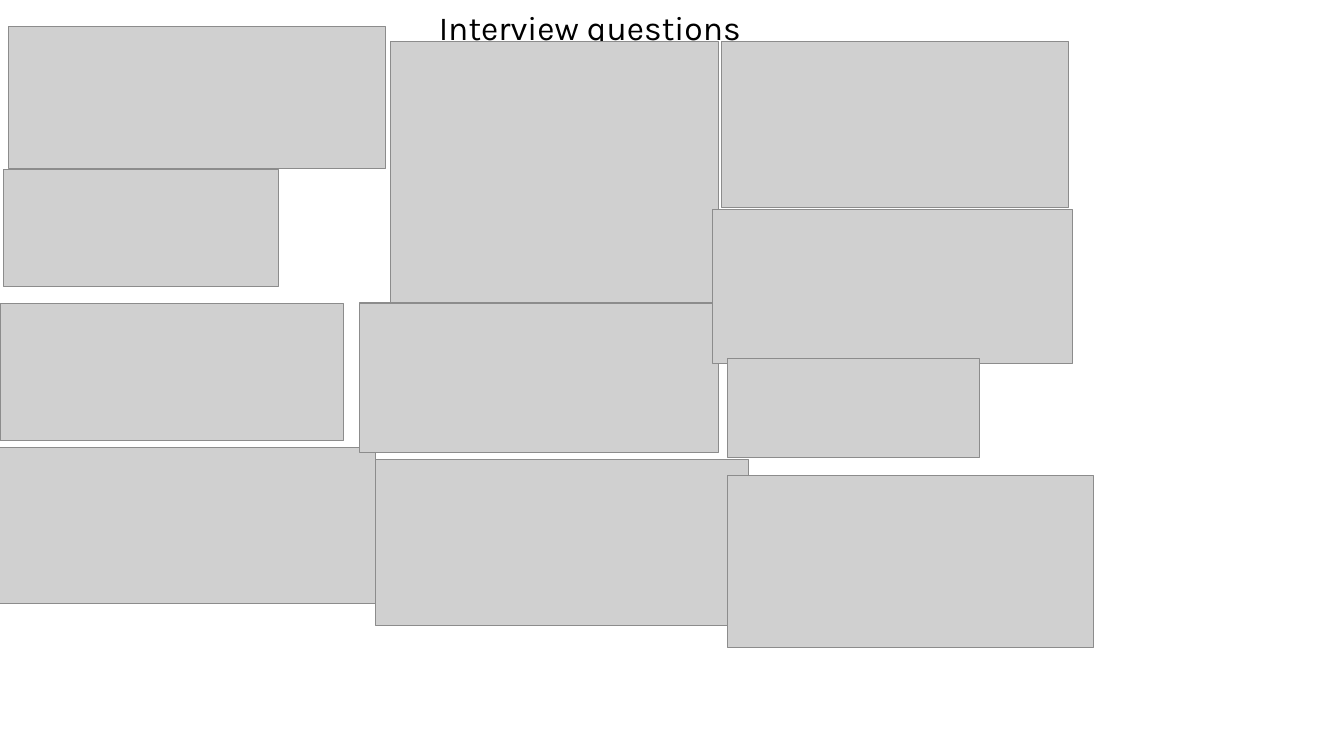
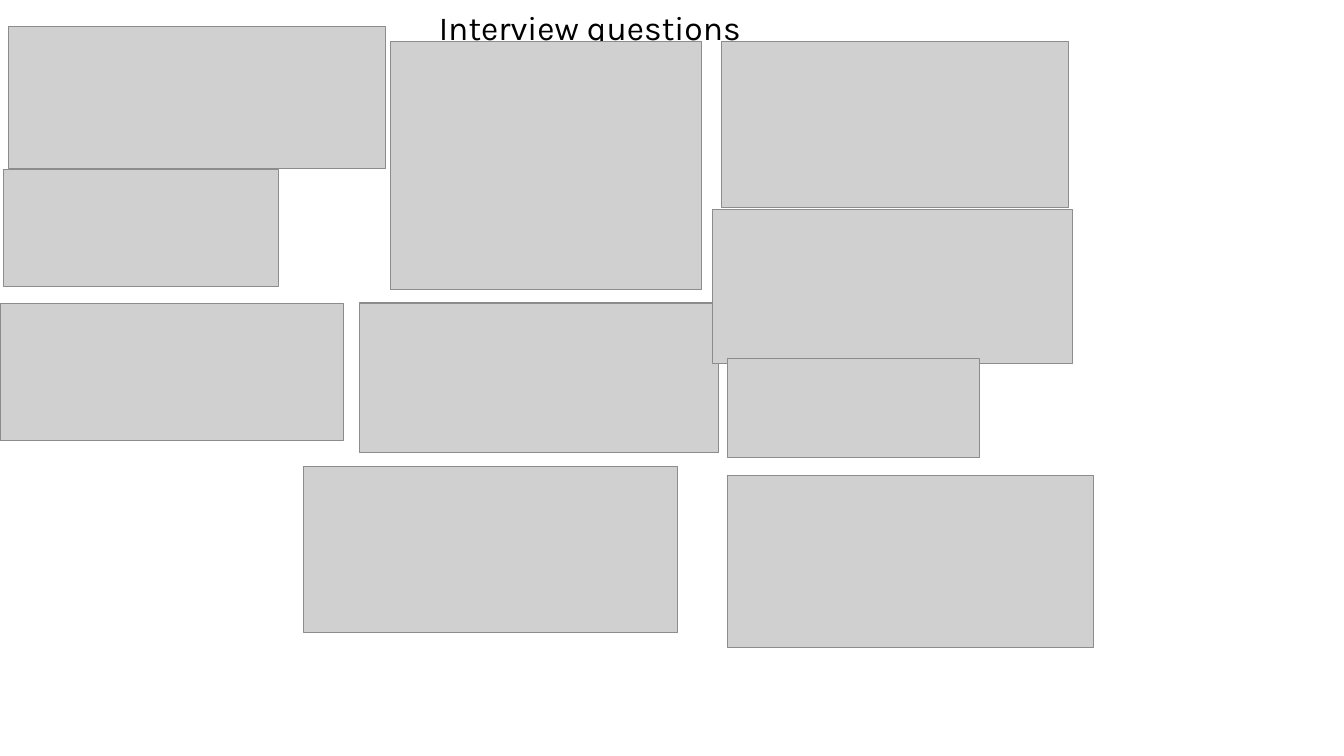
Before and after one commit to Coulio01/Documents, a slide deck: slide 2 of MS Fabric/Interview Questions.pptx. Drawn at 1344x756 pixels with LibreOffice and Linux fonts; fonts in the diff are those of the drawing; grey boxes stand for pictures. Boxes give left, top, right and bottom in pixels: in the first picture for what was removed or moved away, otherwise in the second. Text is boxed around its words. In the diff, an @@ line names an element or a change of style, - is before the commit and + after.

```diff
--- a/MS Fabric/Interview Questions.pptx
+++ b/MS Fabric/Interview Questions.pptx
@@ picture: place and size @@
-picture at [390,41,719,302]
+picture at [390,41,701,288]
@@ picture removed at [0,448,376,604] @@
@@ picture: place and size @@
-picture at [375,460,748,625]
+picture at [303,467,677,632]
```
Also in this commit, not shown: 1 other slide changed, 4 other files.
